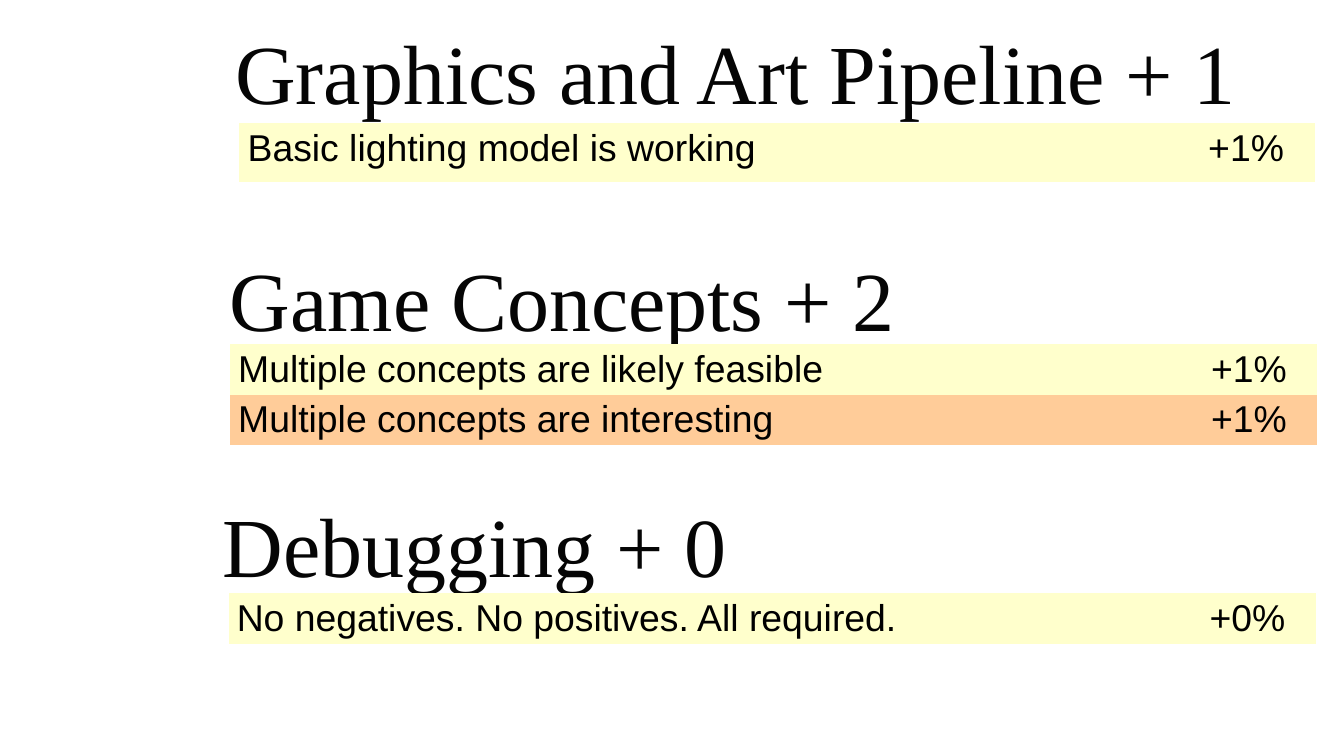
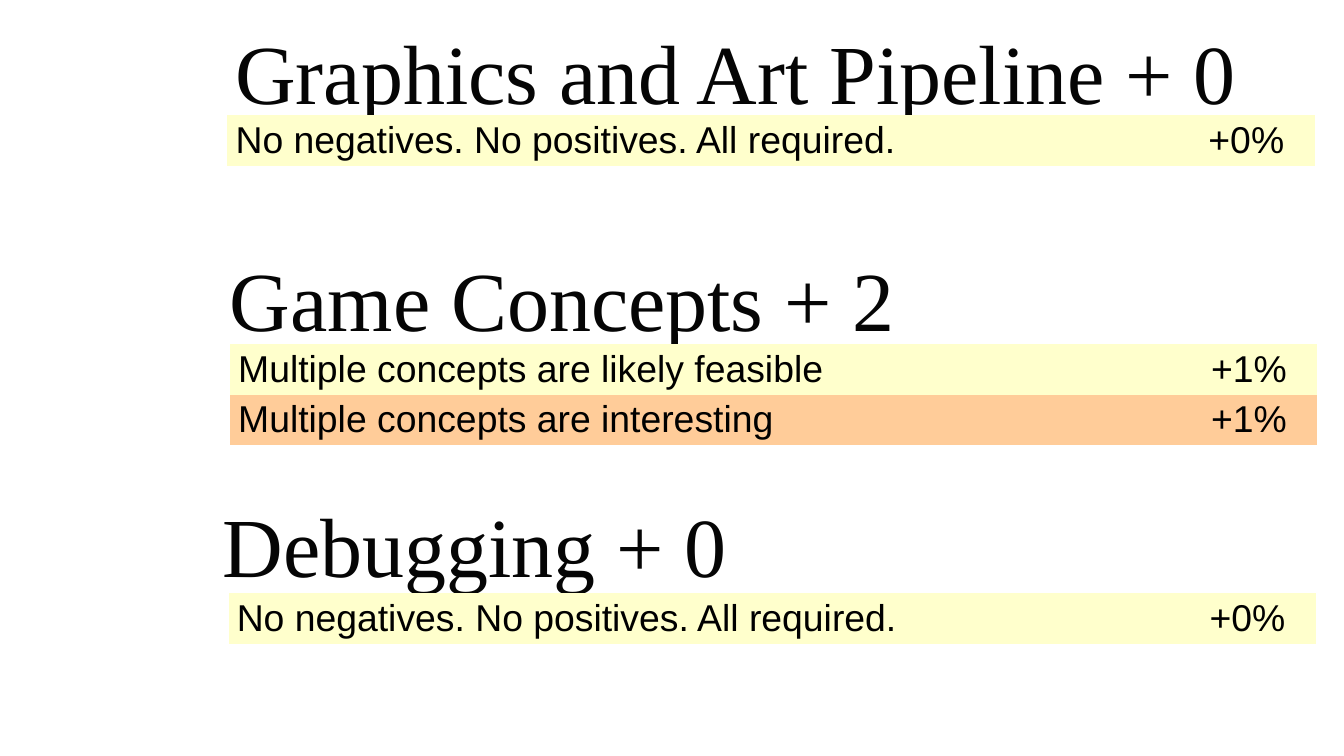
Before and after one commit to kennethlombardi/gam400, a slide deck: slide 14 of documents/EngineProofWho.odp (slide 4 before the commit). Drawn at 1344x756 pixels with LibreOffice and Linux fonts; fonts in the diff are those of the drawing; background and template pictures are left out. Boxes give left, top, right and bottom in pixels: in the first picture for what was removed or moved away, otherwise in the second. Text is boxed around its words. In the diff, an @@ line names an element or a change of style, - is before the commit and + after.

```diff
--- a/documents/EngineProofWho.odp
+++ b/documents/EngineProofWho.odp
@@ title at (235,45,1236,120): text changed @@
-Graphics and Art Pipeline + 1
+Graphics and Art Pipeline + 0
@@ table added at (228,115,1315,165), 1 rows, 2 columns @@
+No negatives. No positives. All required. | +0%
@@ table removed at (239,123,1315,182), 1 rows, 2 columns @@
-Basic lighting model is working | +1%
```
Also in this commit, not shown: 7 other slides changed, 2 slides added, 19 other files.
